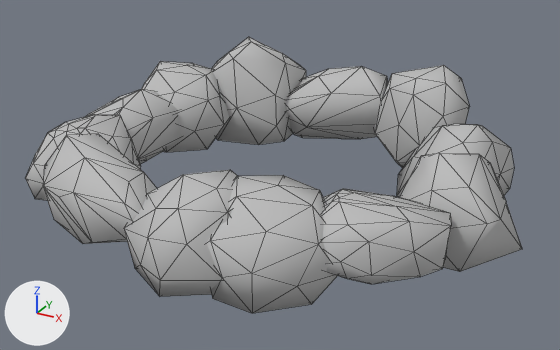
An edit to the FBX model Assets/_GRAPH/Environment/Fire/Msh_RocksFire_Env.fbx, drawn before and after from the same camera.
The view is the same before and after, from a 50 mm camera at (2.35, -4.66, 2.36) aimed at (-0.19, -0.03, 0.04). The lights are fixed; the arrows at lower left show +X, +Y and +Z. Mesh edges are drawn as thin lines. Where no turn or scale is listed for an object, it has been applied to the vertices.

Names of what the first picture shows: 'Msh_RocksFire_Env'.
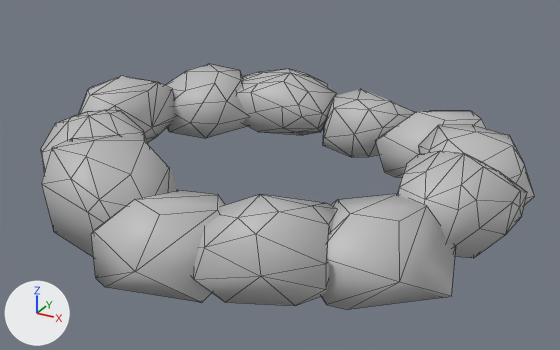
Boxes [x1, y1, x2, y2] around the edits, measured in the pictures (560 x 350 px):
'Msh_RocksFire_Env', reshaped, moved (11% shorter)
    before: [26, 37, 522, 313]
    after: [41, 64, 534, 310]
part 1 of me_mesh, rebuilt (22% taller)
    before: [323, 189, 451, 284]
    after: [320, 194, 455, 310]
part 2 of me_mesh, rebuilt
    before: [26, 114, 141, 200]
    after: [41, 110, 148, 172]
part 3 of me_mesh, rebuilt (18% shorter)
    before: [142, 61, 229, 152]
    after: [165, 64, 248, 138]
part 4 of me_mesh, rebuilt (8% wider, 19% shorter)
    before: [207, 175, 338, 313]
    after: [193, 194, 335, 306]
part 5 of me_mesh, rebuilt
    before: [124, 170, 237, 297]
    after: [91, 190, 225, 302]
part 6 of me_mesh, rebuilt
    before: [85, 89, 181, 164]
    after: [78, 76, 176, 143]
part 7 of me_mesh, rebuilt (19% wider, 11% taller)
    before: [43, 134, 157, 244]
    after: [41, 135, 177, 257]
part 8 of me_mesh, rebuilt (10% shorter)
    before: [399, 153, 522, 272]
    after: [397, 151, 527, 258]
part 9 of me_mesh, rebuilt (9% taller)
    before: [397, 124, 514, 197]
    after: [418, 125, 534, 205]
part 10 of me_mesh, rebuilt (39% shorter)
    before: [211, 37, 306, 145]
    after: [237, 69, 336, 135]
part 11 of me_mesh, added
    after: [323, 89, 415, 157]
part 12 of me_mesh, added
    after: [375, 111, 487, 178]
part 13 of me_mesh, deleted
    before: [285, 65, 469, 168]

Edits to the bpy script that builds the scene:
```text
Add mat_lambert1:
    mat_lambert1 = principled_material('lambert1')
    mat_lambert1.base_color = (0.5, 0.5, 0.5)  # grey #bcbcbc
Change me_mesh:
    used by ob_msh_rocksfire_env; location = (-0.292, -0.002, 0.2)
    remove me_mesh.from_pydata(...)  # 375 vertices, 676 faces; spans x -1.74..1.89, y -1.68..1.78, z -0.43..0.49
    remove me_mesh.materials.append(mat_msh_rocklow_5_env)  # grey #bcbcbc
    remove me_mesh.materials.append(mat_msh_rocklow_4_env)  # grey #bcbcbc
    remove me_mesh.materials.append(mat_msh_rock_2_env)  # grey #bcbcbc
    remove me_mesh.materials.append(mat_msh_rocklow_3_env)  # grey #bcbcbc
    add me_mesh.from_pydata(...)  # 376 vertices, 597 faces; spans x -1.82..1.84, y -1.74..1.69, z -0.33..0.37
    me_mesh part 1: the loose piece of 49 vertices spanning x 0.65..1.58, y -1.22..-0.33, z -0.35..0.18 is rebuilt with 20 vertices and now spans x 0.66..1.67, y -1.24..-0.3, z -0.27..0.22, in mat_lambert1 (grey #bcbcbc)
    me_mesh part 2: the loose piece of 49 vertices spanning x -1.63..-0.73, y -1.07..-0.14, z -0.42..0.24 is rebuilt with 49 vertices and now spans x -1.61..-0.68, y -1.1..-0.13, z -0.33..0.34, in mat_lambert1 (grey #bcbcbc)
    me_mesh part 3: the loose piece of 29 vertices spanning x -1.74..-0.84, y 0.29..1.16, z -0.39..0.28 is rebuilt with 29 vertices and now spans x -1.6..-0.72, y 0.51..1.34, z -0.24..0.25, in mat_lambert1 (grey #bcbcbc)
    me_mesh part 4: the loose piece of 29 vertices spanning x 0.2..1.09, y -1.51..-0.64, z -0.36..0.24 is rebuilt with 25 vertices and now spans x 0.08..1.07, y -1.57..-0.63, z -0.24..0.25, in mat_lambert1 (grey #bcbcbc)
    me_mesh part 5: the loose piece of 29 vertices spanning x -0.26..0.57, y -1.68..-0.8, z -0.35..0.24 is rebuilt with 20 vertices and now spans x -0.49..0.53, y -1.74..-0.85, z -0.27..0.22, in mat_lambert1 (grey #bcbcbc)
    me_mesh part 6: the loose piece of 28 vertices spanning x -1.69..-1.1, y -0.49..0.52, z -0.43..0.2 is rebuilt with 28 vertices and now spans x -1.82..-1.13, y -0.29..0.74, z -0.23..0.34, in mat_lambert1 (grey #bcbcbc)
    me_mesh part 7: the loose piece of 28 vertices spanning x -1.16..-0.13, y -1.47..-0.65, z -0.35..0.27 is rebuilt with 29 vertices and now spans x -1.05..-0.18, y -1.51..-0.65, z -0.3..0.37, in mat_lambert1 (grey #bcbcbc)
    me_mesh part 8: the loose piece of 25 vertices spanning x 1.05..1.89, y -0.45..0.43, z -0.36..0.28 is rebuilt with 49 vertices and now spans x 1.04..1.84, y -0.57..0.37, z -0.33..0.34, in mat_lambert1 (grey #bcbcbc)
    me_mesh part 9: the loose piece of 25 vertices spanning x 0.74..1.58, y 0.28..1.19, z -0.33..0.19 is rebuilt with 29 vertices and now spans x 0.95..1.84, y 0.12..0.99, z -0.3..0.24, in mat_lambert1 (grey #bcbcbc)
    me_mesh part 10: the loose piece of 25 vertices spanning x -1.34..-0.45, y 0.84..1.68, z -0.38..0.49 is rebuilt with 49 vertices and now spans x -1.03..-0.06, y 0.88..1.69, z -0.28..0.28, in mat_lambert1 (grey #bcbcbc)
    me_mesh part 11: a new loose piece of 29 vertices spanning x -0.19..0.71, y 0.91..1.69, z -0.29..0.15, in mat_lambert1 (grey #bcbcbc)
    me_mesh part 12: a new loose piece of 20 vertices spanning x 0.44..1.45, y 0.61..1.51, z -0.27..0.22, in mat_lambert1 (grey #bcbcbc)
    me_mesh part 13
    57 vertices are removed from x -0.63..1.13, y 0.91..1.78, z -0.4..0.41
    104 faces are deleted
    add me_mesh.materials.append(mat_lambert1)  # grey #bcbcbc
Change ob_msh_rocksfire_env:
    ob_msh_rocksfire_env.location: (-0.292, -0.002, 0.2) -> (-0.304, 0.012, 0.141)
```
